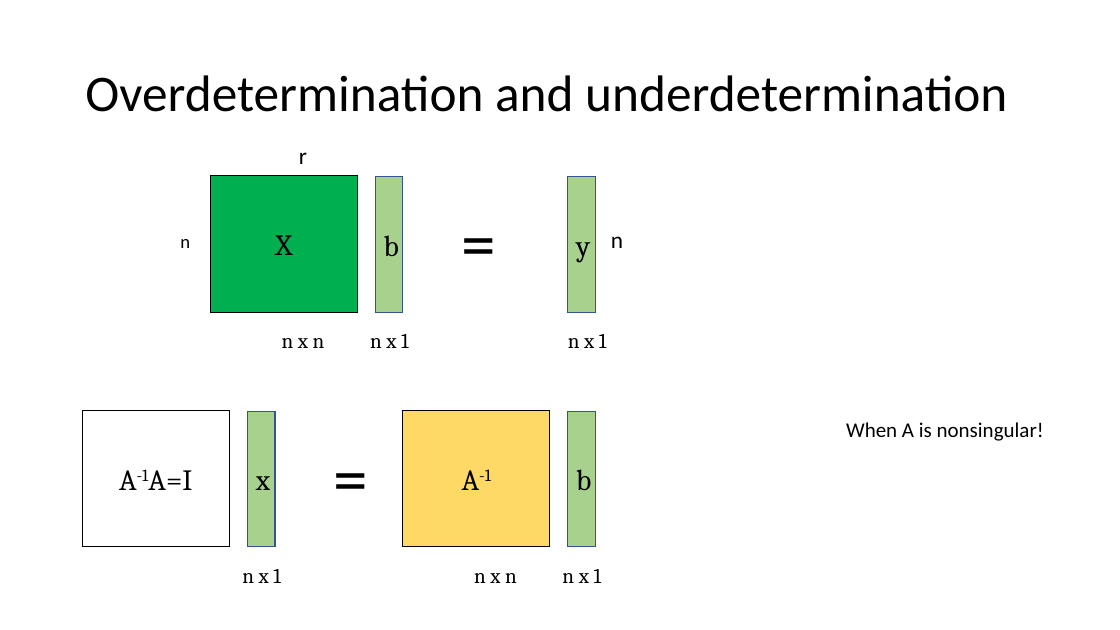
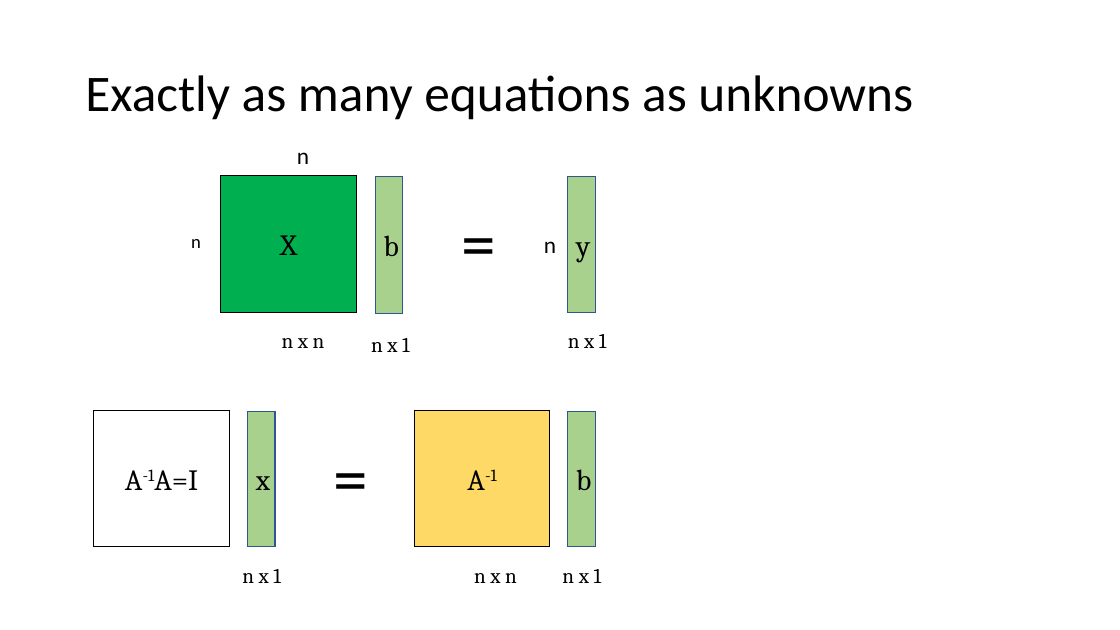
Before and after one commit to wltrimbl/uchicago-data221, a slide deck: slide 3 of slides/LINALG-SCRAPS.pptx. Drawn at 1120x630 pixels with LibreOffice and Linux fonts; fonts in the diff are those of the drawing. Boxes give left, top, right and bottom in pixels: in the first picture for what was removed or moved away, otherwise in the second. Text is boxed around its words. In the diff, an @@ line names an element or a change of style, - is before the commit and + after.

```diff
--- a/slides/LINALG-SCRAPS.pptx
+++ b/slides/LINALG-SCRAPS.pptx
@@ title at [85,75,913,120]: text changed @@
-Overdetermination and underdetermination
+Exactly as many equations as unknowns
@@ rectangle "X": place and size @@
-rectangle "X" at [210,176,357,313]
+rectangle "X" at [221,176,356,313]
@@ text at [297,152,309,164]: text changed @@
-r
+n
@@ text "n": place and size @@
-text "n" at [180,239,190,248]
+text "n" at [191,239,201,248]
@@ text "n": place and size @@
-text "n" at [611,236,623,248]
+text "n" at [544,241,556,253]
@@ text "n x 1": place and size @@
-text "n x 1" at [370,334,409,348]
+text "n x 1" at [371,338,410,352]
@@ rectangle "A-1A=I": place and size @@
-rectangle "A-1A=I" at [82,410,229,547]
+rectangle "A-1A=I" at [94,410,229,547]
@@ rectangle "A-1": place and size @@
-rectangle "A-1" at [402,410,549,547]
+rectangle "A-1" at [415,410,550,547]
@@ text removed at [846,422,1044,441] @@
-When A is nonsingular!
```
Also in this commit, not shown: 3 other slides changed, 6 slides added, 1 slide removed, 48 other files.
